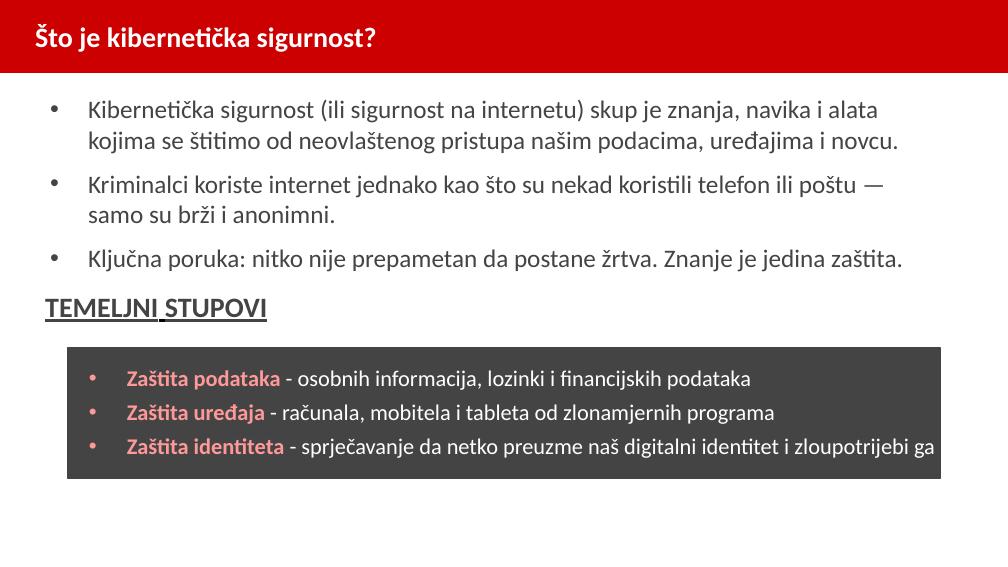
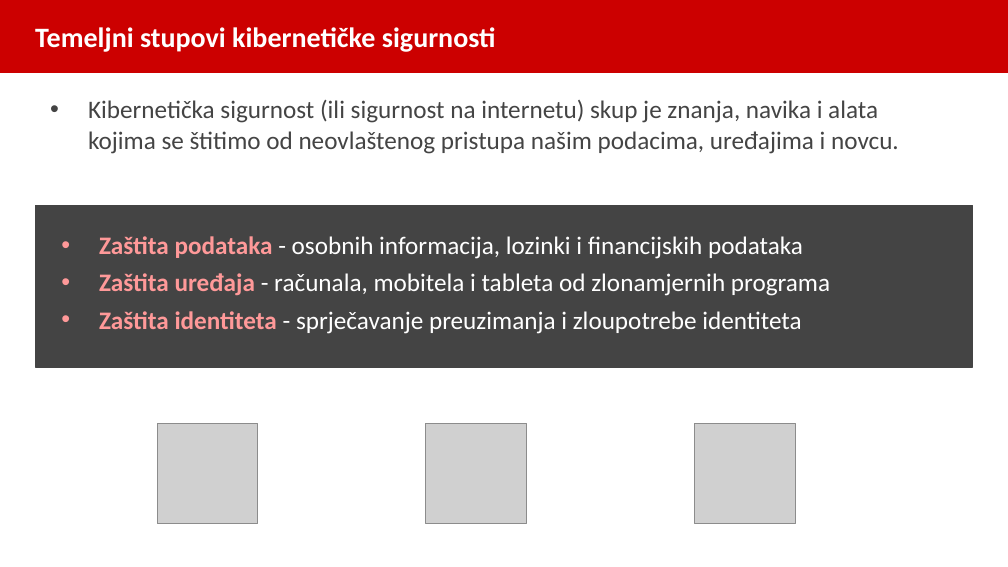
Before and after one commit to brunobilandzic/dipl, a slide deck: slide 3 of praksa/RAST/izradaprezentacije/Sigurnost_na_internetu_prezentacija.pptx. Drawn at 1008x567 pixels with LibreOffice and Linux fonts; fonts in the diff are those of the drawing; grey boxes stand for pictures. Boxes give left, top, right and bottom in pixels: in the first picture for what was removed or moved away, otherwise in the second. Text is boxed around its words. In the diff, an @@ line names an element or a change of style, - is before the commit and + after.

```diff
--- a/praksa/RAST/izradaprezentacije/Sigurnost_na_internetu_prezentacija.pptx
+++ b/praksa/RAST/izradaprezentacije/Sigurnost_na_internetu_prezentacija.pptx
@@ text at (35, 27, 496, 52): text changed @@
-Što je kibernetička sigurnost?
+Temeljni stupovi kibernetičke sigurnosti
@@ text at (88, 175, 903, 272): paragraphs removed @@
-• Kriminalci koriste internet jednako kao što su nekad koristili telefon ili poštu — samo su brži i anonimni.
-• Ključna poruka: nitko nije prepametan da postane žrtva. Znanje je jedina zaštita.
@@ rectangle: place and size @@
-rectangle at (69, 348, 940, 478)
+rectangle at (35, 206, 973, 367)
@@ text "Zaštita podataka - osobnih informacija, ...": place and size @@
-text "Zaštita podataka - osobnih informacija, ..." at (127, 370, 935, 458)
+text "Zaštita podataka - osobnih informacija, ..." at (99, 236, 830, 334)
@@ text at (99, 236, 830, 296): size 16 to 18 pt in "Zaštita podataka - osobnih informacija, lozinki i ...", "Zaštita uređaja - računala, mobitela i tableta ..." @@
@@ text removed at (45, 298, 268, 322) @@
-TEMELJNI STUPOVI
@@ text at (99, 311, 801, 334): text changed; size 16 to 18 pt @@
-• Zaštita identiteta - sprječavanje da netko preuzme naš digitalni identitet i zloupotrijebi ga
+• Zaštita identiteta - sprječavanje preuzimanja i zloupotrebe identiteta
@@ picture added at (157, 423, 258, 524) @@
@@ picture added at (426, 423, 527, 524) @@
@@ picture added at (695, 423, 795, 524) @@
```
Also in this commit, not shown: 6 other slides changed, 2 slides added, 1 slide removed, 1 other file.
